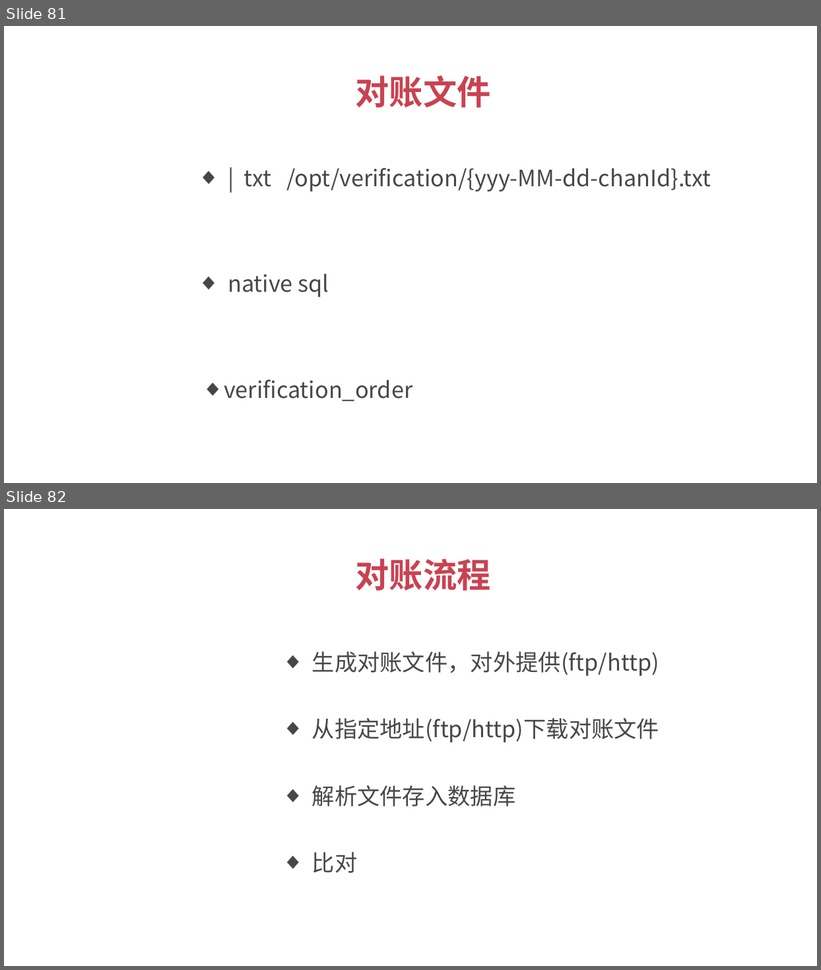
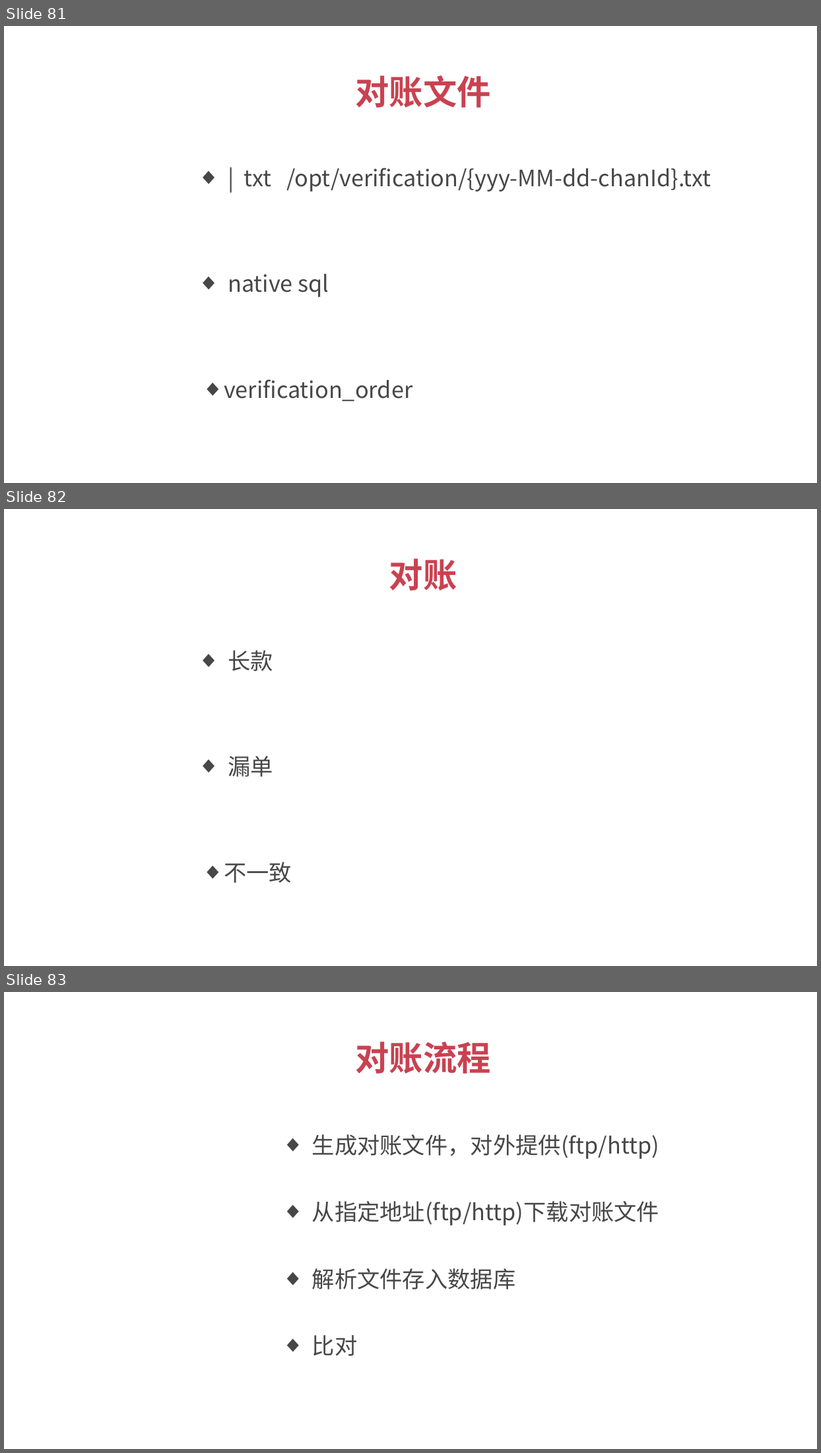
Before and after one commit to 1329555958/financial, a slide deck: 理财平台.pptx. Shown one above the other, each under a label of ours: slides 81 and 82 before the commit, slides 81, 82 and 83 after it. The pictures are 821x970 and 821x1453 pixels, drawn with LibreOffice and Linux fonts; fonts in the diff are those of the drawing. Boxes give left, top, right and bottom in pixels: in the first picture for what was removed or moved away, otherwise in the second. Text is boxed around its words. In the diff, an @@ line names an element or a change of style, - is before the commit and + after.

Commit message:
实现对账

```diff
--- a/理财平台.pptx
+++ b/理财平台.pptx
@@ slide 82 added at [4,509,817,966], background #FFFFFF @@
@@ text added at [389,559,457,591], 30 pt, text #C94251, bold @@
+对账
@@ text added at [228,650,273,671], 20 pt, text #474747 @@
+  ◆ 长款
@@ text added at [228,756,273,777], 20 pt, text #474747 @@
+  ◆ 漏单
@@ text added at [224,862,292,883], 20 pt, text #474747 @@
+  ◆ 不一致
@@ what was slide 82 is now slide 83 @@
```
Also in this commit, not shown: 3 other files.
